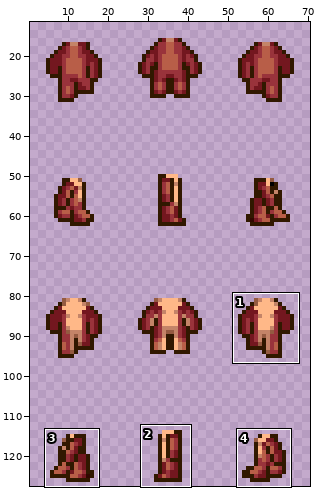
Two states of a sprite sheet, spriteData/11/adult/5.gif. Above: a wide view before the commit, with the close-up outlined.
Close-up. Before the edit:
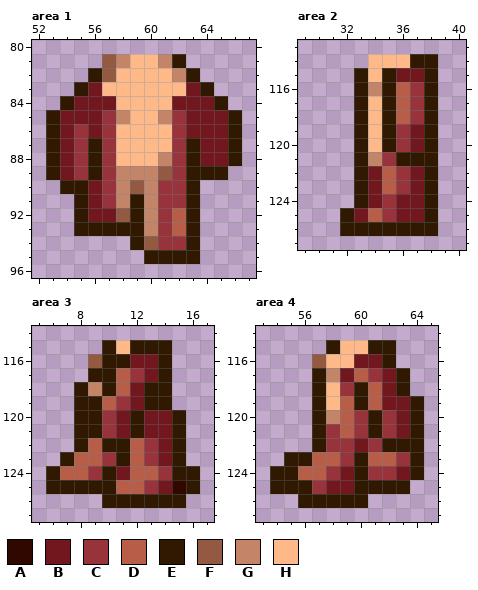
The file is 72x128 pixels. Colours within 5 levels of each other are drawn and written as one. Shown: area 1: x 52..67, y 80..96; area 2: x 29..40, y 113..127; area 3: x 5..17, y 114..127; area 4: x 53..65, y 114..127. The wide view leaves out empty margins. The commit also changed other parts of the picture, which this record leaves out.
Palette (. is transparent): A #310800  B #73171f  C #99333b  D #b85e48  E #311800  F #945a41  G #c48468  H #ffb888
Pixels before, area 1, first column x 53:
81 ....FGHHGE....
82 ...EFHHHHGE...
83 ..EBHHHHHHBE..
84 .EBBBHHHHBBBE.
85 EBBBCGHHGCBBBE
86 EBCBCHHHHCBBBE
87 EBCECHHHHCEBBE
88 EBCECHHHGCEBBE
89 EBCECGGGFCEEE.
90 .EEBCGFGCCE...
91 ..EBCGEGCCE...
92 ..EBBFEGCDE...
93 ..EEEEEGCDE...
94 ......EFCCE...
95 .......EEEE...
Pixels before, area 2, first column x 32:
114 ..HHHEE
115 .EHEBBE
116 .EGEDCE
117 .EHEDCE
118 .EHEDCE
119 .EHECBE
120 .EHECBE
121 .EGCEEE
122 .EBDCBE
123 .EBDCBE
124 .EBCBBE
125 EBDCBBE
126 EEEEEEE
Pixels before, area 3, first column x 6:
115 ....EHEEE..
116 ...FEEBBE..
117 ...EEDCBE..
118 ..EGEDBEE..
119 ..EEDCBEE..
120 ..EECBEBBE.
121 ..EECBEBBE.
122 ..EDEEDCBE.
123 .EDDCEDCBE.
124 EDDCEBDDCEE
125 EEEEEDDCBAE
126 ....EEEEEE.
Pixels before, area 4, first column x 54:
115 ....EHHEE..
116 ...FHHBBE..
117 ...EGBDCBE.
118 ...EHCEDBE.
119 ...EHDEDBBE
120 ...EGDCECBE
121 ...ECDCECBE
122 ...ECCBCEEE
123 .EEDDCEDDCE
124 EEDDCBECCBE
125 EEECBBEEEE.
126 ..EEEEE....
Once edited:
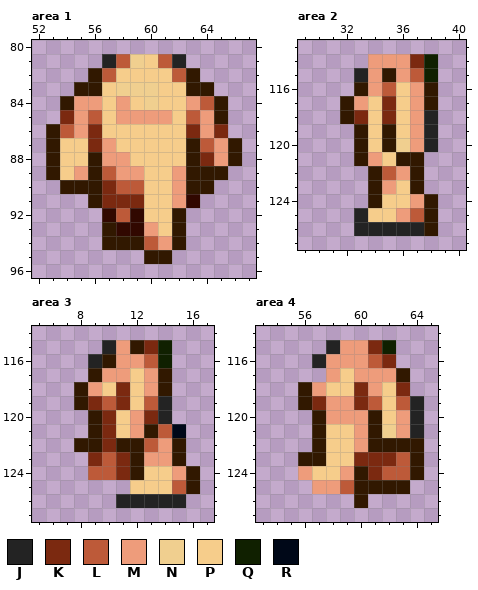
Colours new in this view: J #232323  K #7b2910  L #bd5a39  M #ee9c7b  N #f0cf8f  P #f6cd8b  Q #102000  R #000818
Difference:
Changed rows in their new state; - is an unchanged pixel.
Area 1:
first column x 53:
81 ----JLNPLJ----
82 ----LPPPPL----
83 ---EPNNNPPE---
84 --MMPMPNPPML--
85 .KMLPMMMMPLME.
86 -LMKPPPPPPKMK.
87 -PPKMPPPPP-LM-
88 -PP-MMPPPP-KM-
89 -PM-LMMPPM----
90 ---EKLLPPM-E--
91 --.EKKKPPMA---
92 --..ALAPPE.---
93 --..-AAMPE.---
94 ----EE-LME.---
95 ---------..---
Area 2:
first column x 32:
114 --MMMKQ
115 -JM-MLQ
116 --MLPM-
117 EMPKPM-
118 EKPKPMJ
119 --P-PMJ
120 --P-NMJ
121 --MP--.
122 -.ELME.
123 -.EMPE.
124 -.EPPM-
125 .JPPML-
126 .JJJJJ-
Area 3:
first column x 6:
115 ----JM-KQ-
116 ---J-MMLQ-
117 ----MMPM--
118 ---MPKPM--
119 ---KLKPLJ-
120 --.-KPMKJ.
121 --.-KPMELR
122 ---EK-ELM-
123 -..KLKEMM-
124 ...LLKEPPM
125 ......PPPL
126 ----.JJJJJ
Area 4:
first column x 54:
115 ----JMMKQ--
116 ---JMMMLK--
117 ---.MPMMM--
118 --EMPPKMPK-
119 --EKMMKLPLJ
120 ----MMM-PMJ
121 ----PPM-NMJ
122 ----PPME---
123 -.-EPPKKKL-
124 ..MPPM-KLL-
125 ...MML-----
126 --....-----
Changed places in both close-ups, as pixel boxes (x1, y1, x2, y2):
changed: (46, 54, 242, 264)
changed: (340, 54, 438, 236)
changed: (46, 340, 186, 508)
changed: (270, 340, 424, 508)
